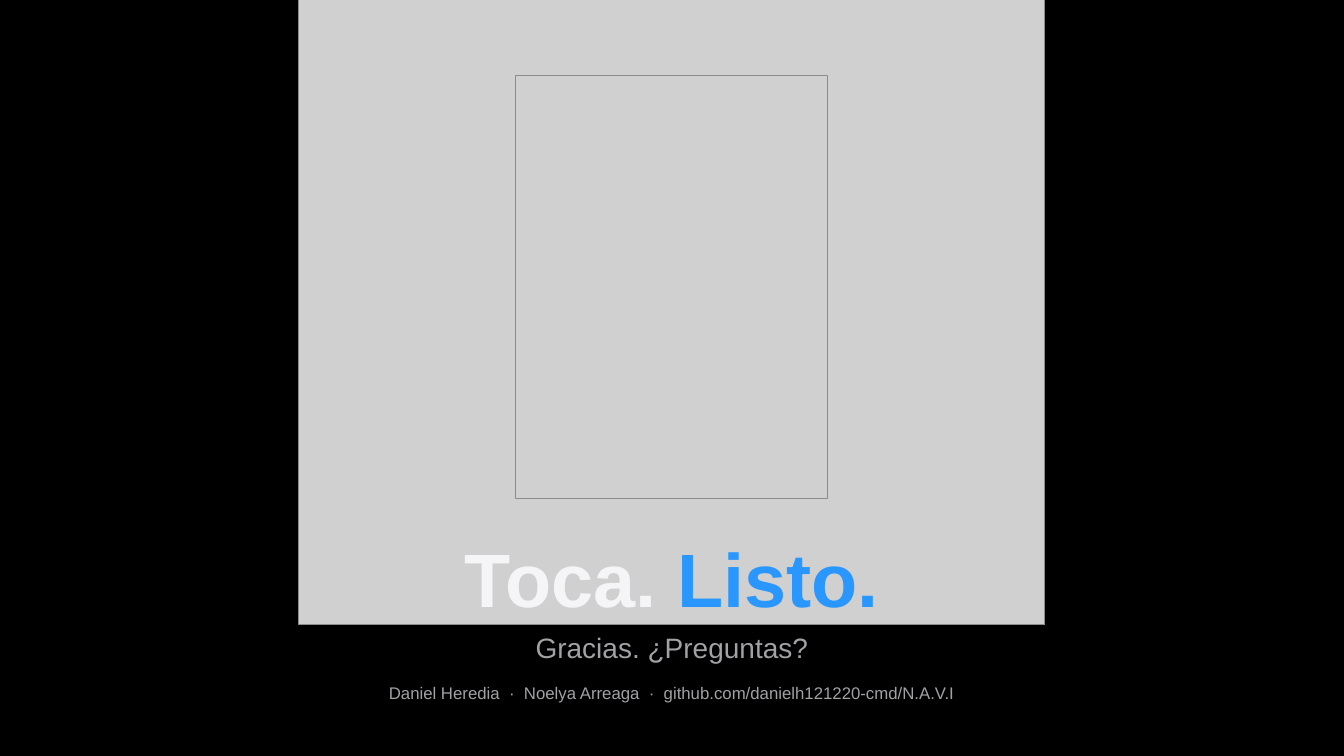
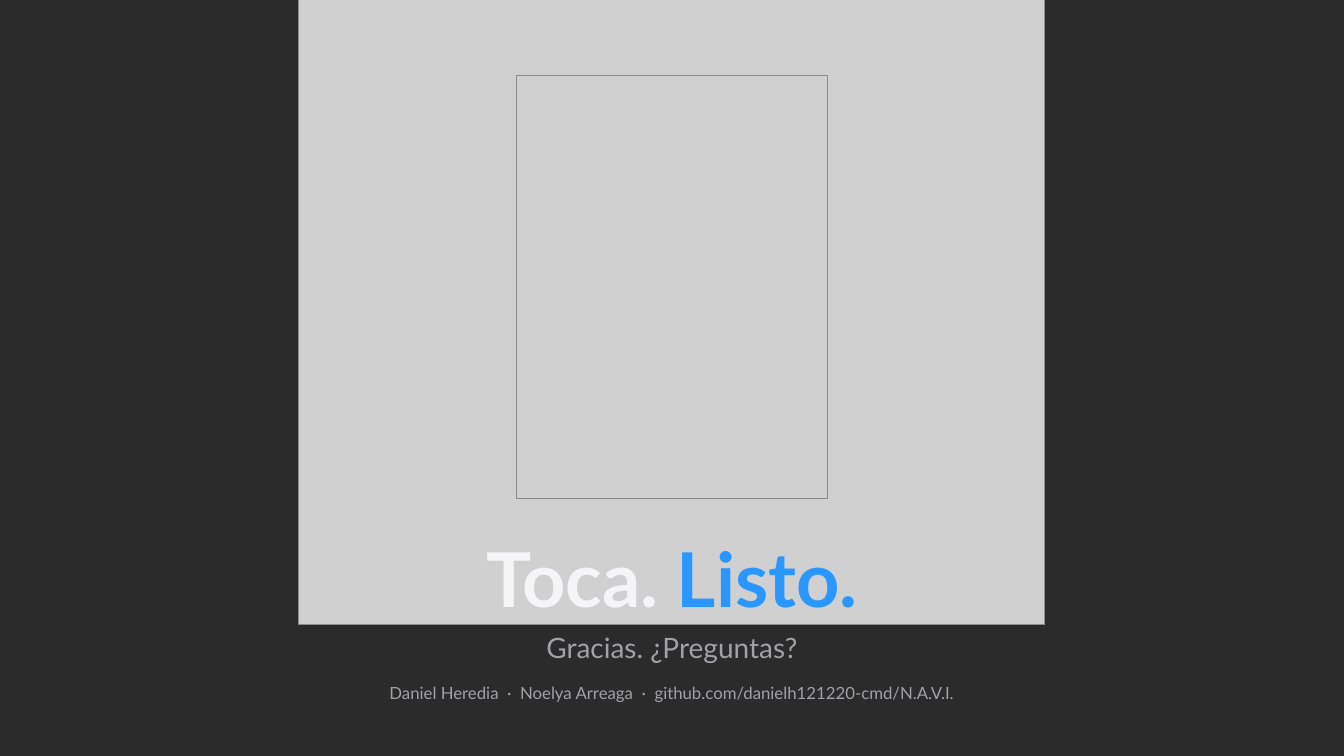
Before and after one commit to danielh121220-cmd/N.A.V.I., a slide deck: slide 11 of docs/NAVI_Presentacion_Killtronic.pptx. Drawn at 1344x756 pixels with LibreOffice and Linux fonts; fonts in the diff are those of the drawing; grey boxes stand for pictures; background and template pictures are left out; a plain dark background stands for a picture behind light text. Boxes give left, top, right and bottom in pixels: in the first picture for what was removed or moved away, otherwise in the second. Text is boxed around its words. In the diff, an @@ line names an element or a change of style, - is before the commit and + after.

```diff
--- a/docs/NAVI_Presentacion_Killtronic.pptx
+++ b/docs/NAVI_Presentacion_Killtronic.pptx
@@ background #000000 to picture (left out) @@
@@ title "Toca. Listo." at [486,533,858,624]: font Arial to Lato @@
@@ text "Gracias. ¿Preguntas?" at [546,637,797,663]: font Arial to Lato @@
@@ text at [389,686,954,702]: text changed; font Arial to Lato @@
-Daniel Heredia · Noelya Arreaga · github.com/danielh121220-cmd/N.A.V.I
+Daniel Heredia · Noelya Arreaga · github.com/danielh121220-cmd/N.A.V.I.
```
Also in this commit, not shown: 10 other slides changed, 33 other files.
